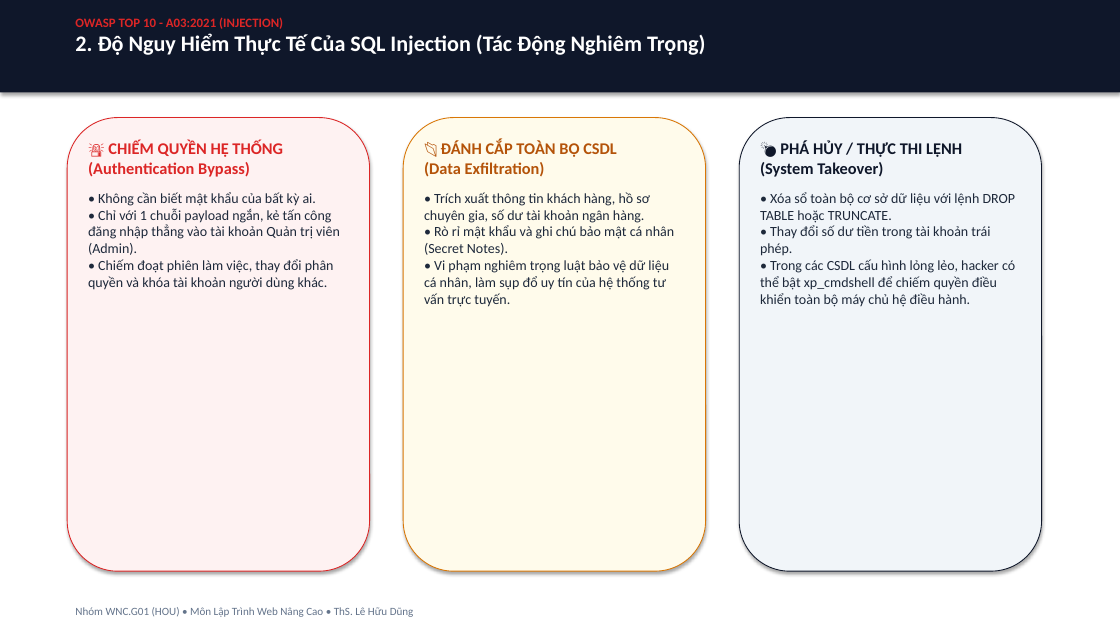
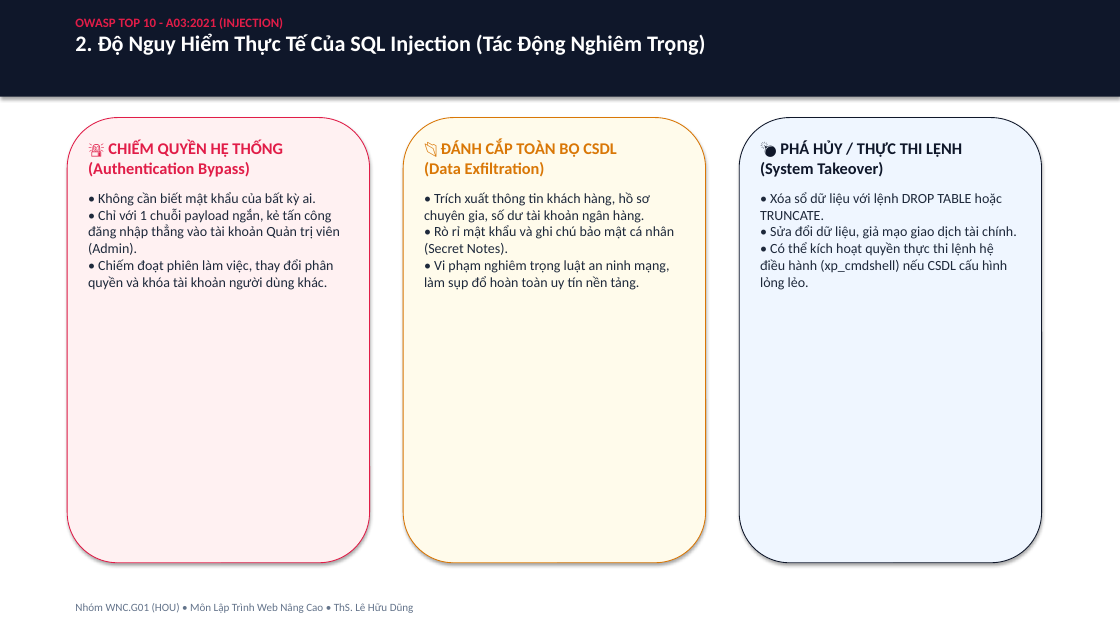
Before and after one commit to hocjsoo/OWASP_Demo, a slide deck: slide 3 of Slide_OWASP_SQL_Injection.pptx. Drawn at 1120x630 pixels with LibreOffice and Linux fonts; fonts in the diff are those of the drawing. Boxes give left, top, right and bottom in pixels: in the first picture for what was removed or moved away, otherwise in the second. Text is boxed around its words. In the diff, an @@ line names an element or a change of style, - is before the commit and + after.

```diff
--- a/Slide_OWASP_SQL_Injection.pptx
+++ b/Slide_OWASP_SQL_Injection.pptx
@@ rectangle: place and size @@
-rectangle at [0, 0, 1120, 92]
+rectangle at [0, 0, 1120, 97]
@@ text at [75, 17, 283, 29]: text colour #DC2626 to #E11D48 in "OWASP TOP 10 - A03:2021 (INJECTION)" @@
@@ rounded rectangle: place and size @@
-rounded rectangle at [67, 118, 370, 571]
+rounded rectangle at [67, 118, 370, 563]
@@ rounded rectangle at [67, 118, 370, 563]: fill #FEF2F2 to #FFF1F2; outline #DC2626 0.75 pt to #E11D48 0.75 pt @@
@@ rounded rectangle: place and size @@
-rounded rectangle at [403, 118, 706, 571]
+rounded rectangle at [403, 118, 706, 563]
@@ rounded rectangle: place and size @@
-rounded rectangle at [739, 118, 1042, 571]
+rounded rectangle at [739, 118, 1042, 563]
@@ rounded rectangle at [739, 118, 1042, 563]: fill #F1F5F9 to #EFF6FF @@
@@ text at [88, 141, 283, 177]: text colour #DC2626 to #E11D48 in "🚨 CHIẾM QUYỀN HỆ THỐNG (Authentication Bypass)" @@
@@ text at [424, 141, 617, 177]: text colour #B45309 to #D97706 in "📂 ĐÁNH CẮP TOÀN BỘ CSDL (Data ..." @@
@@ text at [424, 192, 674, 290]: text changed @@
-• Trích xuất thông tin khách hàng, hồ sơ chuyên gia, số dư tài khoản ngân hàng.
-• Rò rỉ mật khẩu và ghi chú bảo mật cá nhân (Secret Notes).
-• Vi phạm nghiêm trọng luật bảo vệ dữ liệu cá nhân, làm sụp đổ uy tín của hệ thống tư vấn trực tuyến.
+• Trích xuất thông tin khách hàng, hồ sơ chuyên gia, số dư tài khoản ngân hàng.
+• Rò rỉ mật khẩu và ghi chú bảo mật cá nhân (Secret Notes).
+• Vi phạm nghiêm trọng luật an ninh mạng, làm sụp đổ hoàn toàn uy tín nền tảng.
@@ text at [760, 192, 1017, 290]: text changed @@
-• Xóa sổ toàn bộ cơ sở dữ liệu với lệnh DROP TABLE hoặc TRUNCATE.
-• Thay đổi số dư tiền trong tài khoản trái phép.
-• Trong các CSDL cấu hình lỏng lẻo, hacker có thể bật xp_cmdshell để chiếm quyền điều khiển toàn bộ máy chủ hệ điều hành.
+• Xóa sổ dữ liệu với lệnh DROP TABLE hoặc TRUNCATE.
+• Sửa đổi dữ liệu, giả mạo giao dịch tài chính.
+• Có thể kích hoạt quyền thực thi lệnh hệ điều hành (xp_cmdshell) nếu CSDL cấu hình lỏng lẻo.
@@ text "Nhóm WNC.G01 (HOU) • Môn ...": place and size @@
-text "Nhóm WNC.G01 (HOU) • Môn ..." at [75, 607, 414, 617]
+text "Nhóm WNC.G01 (HOU) • Môn ..." at [75, 603, 414, 613]
```
Also in this commit, not shown: 5 other slides changed, 2 slides added, 3 slides removed, 2 other files.
